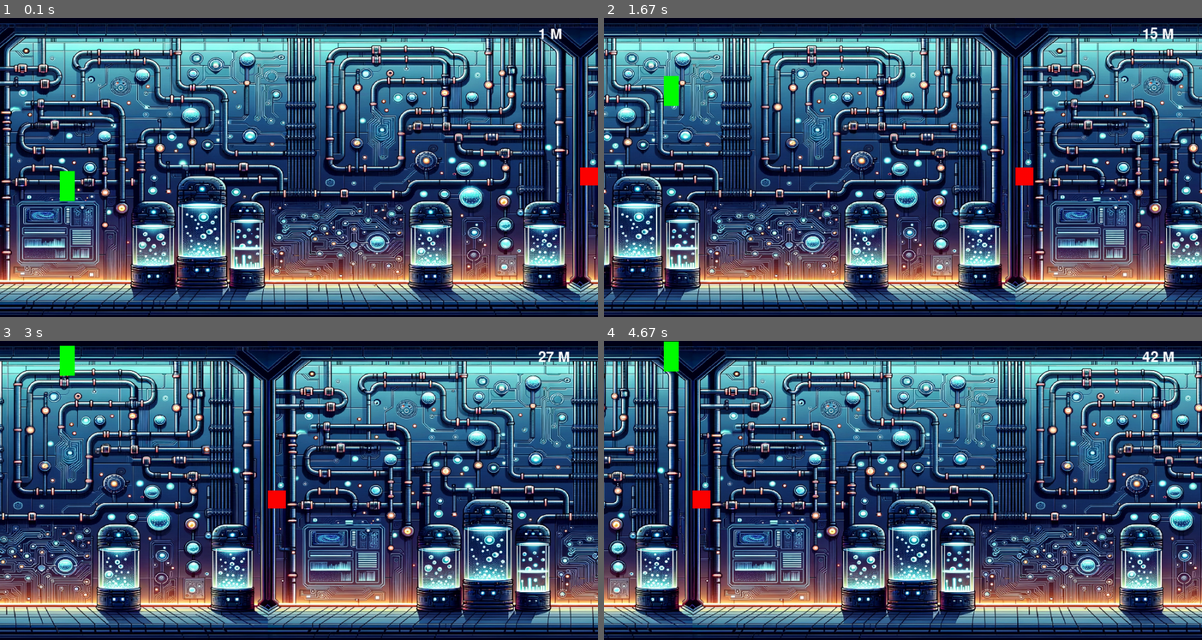
Above: before the commit, frames 1-4 (two rows, left to right).
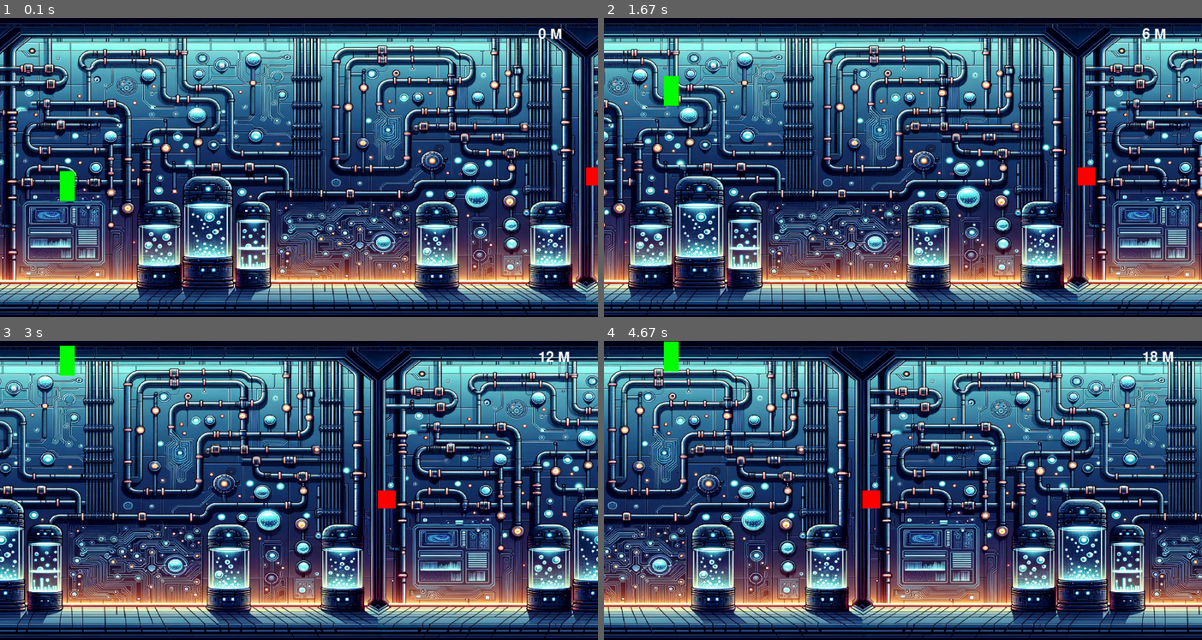
Above: after the commit, the same moments.

Repository: insper-classroom/projeto-pygame-prata
Game: pygame game, started from jogo.py
Two runs of this game, one before a commit and one after it. Both use one fixed random seed, a clock stepped at 60 frames per second and the inputs below.
Inputs:
- Up to frame 1 (0.1 s): no input
- Up to frame 2 (1.67 s): tap Space at 0.33, 0.73, 1.03, 1.23, 1.57 s
- Up to frame 3 (3 s): tap Space at 1.87, 2.07, 2.37, 2.63, 2.97 s
- Up to frame 4 (4.67 s): tap Space at 3.27, 3.4, 3.8, 4.1, 4.47 s

The runs differ from the first frame. In frame 1, 50% of the frame differs, in the area x 0-100%, y 0-100%; in frame 2, 68%; in frame 3, 69%; in frame 4, 69%, in the area x 0-100%, y 1-100%.

Commit message:
Velocidade progressiva concluida

Diff:
--- a/constantes.py
+++ b/constantes.py
@@ -2,5 +2,6 @@
 
 largura_tela = 1000
 altura_tela = 500
-velocidade_tela = 3
+velocidade_tela = 2
 altura_chao = 465
+QUANTIDADE_AUMENTO_VELOCIDADE = 1
--- a/jogo.py
+++ b/jogo.py
@@ -101,18 +101,26 @@
     distancia_percorrida = 0
     fonte = pygame.font.Font(None, 36)
 
+    AUMENTAR_VELOCIDADE_EVENT = pygame.USEREVENT + 1
+    pygame.time.set_timer(AUMENTAR_VELOCIDADE_EVENT, 20000)
+
     obstacles = [Obstacle() for _ in range(10)]
 
 
     while True:
+
         for event in pygame.event.get():
             if event.type == pygame.QUIT:
                 pygame.quit()
                 return
 
+            elif event.type == AUMENTAR_VELOCIDADE_EVENT:
+                global velocidade_tela
+                velocidade_tela += QUANTIDADE_AUMENTO_VELOCIDADE
+
         player.movimenta_player()
         background_imagem.movimenta_background()
-        distancia_percorrida += velocidade_tela / 20
+        distancia_percorrida += velocidade_tela / 30
 
         for obstacle in obstacles:
             obstacle.move_obstacle()
